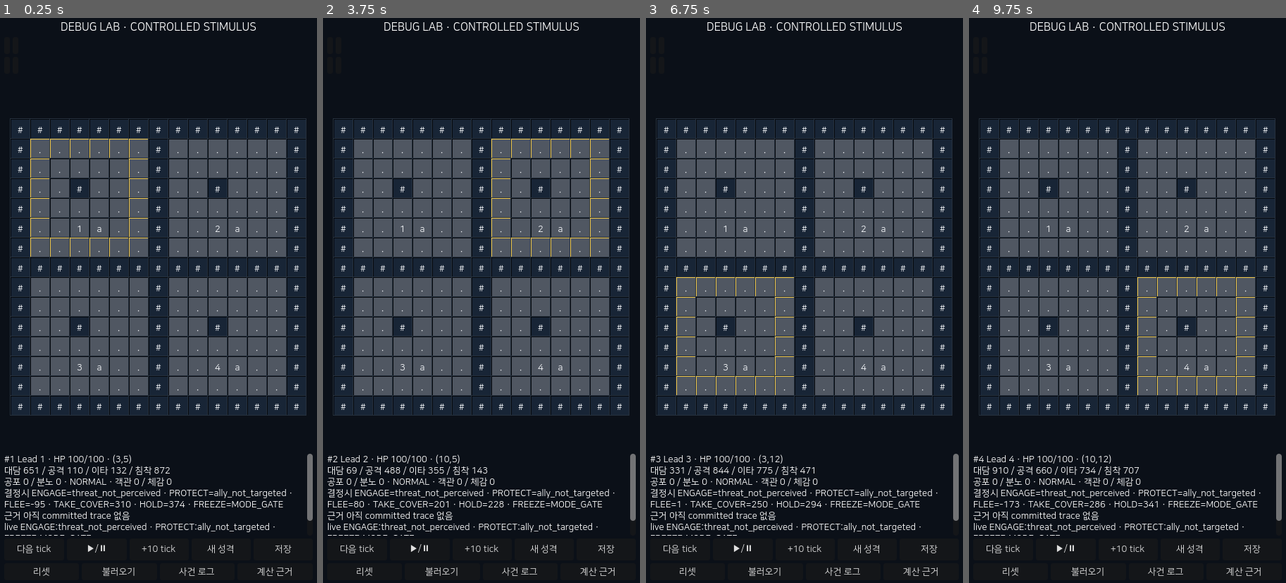
Above: before the commit, frames 1-4 (left to right).
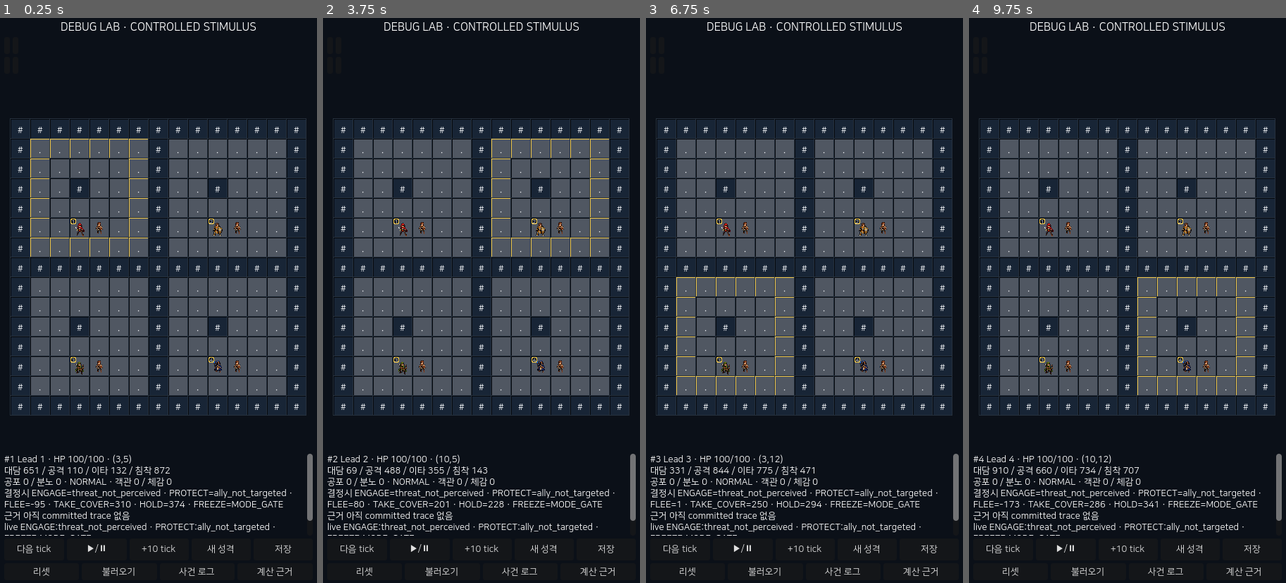
Above: after the commit, the same moments.

Repository: jinha1226/PROJ_S
Game: Godot game, scene res://playtest/playtest_sandbox.tscn
Same seed, same stepped clock (60 frames per second), same inputs: the game is played once before the commit and once after it.
Inputs:
- Up to frame 1 (0.25 s): no input
- Up to frame 2 (3.75 s): click "#1 NORMAL · F0 · NONE · 공격/침착" at 0.5 s; click "#1 NORMAL · F0 · NONE · 공격/침착" at 1.25 s; click "#1 NORMAL · F0 · NONE · 공격/침착" at 2 s; click "#1 NORMAL · F0 · NONE · 공격/침착" at 2.75 s; click "#2 NORMAL · F0 · NONE · 대담/침착" at 3.5 s
- Up to frame 3 (6.75 s): click "#2 NORMAL · F0 · NONE · 대담/침착" at 4.25 s; click "#2 NORMAL · F0 · NONE · 대담/침착" at 5 s; click "#2 NORMAL · F0 · NONE · 대담/침착" at 5.75 s; click "#3 NORMAL · F0 · NONE · 공격/이타" at 6.5 s
- Up to frame 4 (9.75 s): click "#3 NORMAL · F0 · NONE · 공격/이타" at 7.25 s; click "#3 NORMAL · F0 · NONE · 공격/이타" at 8 s; click "#3 NORMAL · F0 · NONE · 공격/이타" at 8.75 s; click "#4 NORMAL · F0 · NONE · 대담/이타" at 9.5 s

The runs differ from the first frame. In frame 1, 0.3% of the frame differs, in the area x 22-76%, y 35-64%; in frame 2, 0.3%; in frame 3, 0.3%; in frame 4, 0.3%.

Commit message:
Add character sprites to personality lab

Diff:
--- a/playtest/playtest_grid_view.gd
+++ b/playtest/playtest_grid_view.gd
@@ -6,6 +6,9 @@
 const GRID_RADIUS := 7
 const GRID_DIAMETER := GRID_RADIUS * 2 + 1
 const MAX_CELL_SIZE := 28.0
+const CHARACTER_ATLAS: Texture2D = preload("res://assets/sprites/character_atlas.png")
+const CHARACTER_FRAME_SIZE := Vector2i(36, 44)
+const CHARACTER_ATLAS_COLUMNS := 3
 
 const TERRAIN_COLORS := {
 	"floor": Color("#505762"),
@@ -39,6 +42,7 @@
 func _ready() -> void:
 	mouse_filter = Control.MOUSE_FILTER_STOP
 	focus_mode = Control.FOCUS_ALL
+	texture_filter = CanvasItem.TEXTURE_FILTER_NEAREST
 	resized.connect(queue_redraw)
 
 
@@ -120,6 +124,20 @@
 	return _cells.size()
 
 
+func actor_frame_index(entity: Dictionary) -> int:
+	if bool(entity.get("is_player", false)):
+		return -1
+	match str(entity.get("controller_kind", "")):
+		"LEAD":
+			var trial_slot := int(entity.get("trial_slot", -1))
+			return trial_slot if trial_slot >= 0 and trial_slot < 4 else -1
+		"PASSIVE_ALLY":
+			return 4
+		"MELEE_THREAT":
+			return 5
+	return -1
+
+
 func _gui_input(event: InputEvent) -> void:
 	var pressed := false
 	var pointer_position := Vector2.ZERO
@@ -180,14 +198,19 @@
 	if bool(cell.get("has_corpse", false)):
 		glyph = "x"
 	var entities: Array = cell.get("entities", [])
+	var sprite_entity: Dictionary = {}
+	var has_entity_player := false
 	for entity in entities:
 		if not entity is Dictionary:
 			continue
+		if sprite_entity.is_empty() and bool(entity.get("alive", true)) and actor_frame_index(entity) >= 0:
+			sprite_entity = entity
 		if not str(entity.get("glyph", "")).is_empty():
 			glyph = str(entity.glyph)
 			break
 		if bool(entity.get("is_player", false)):
 			glyph = "@"
+			has_entity_player = true
 			break
 		if not str(entity.get("role_glyph", "")).is_empty():
 			glyph = str(entity.get("role_glyph"))
@@ -198,13 +221,19 @@
 			glyph = str(entity.get("kind", "e")).left(1).to_lower()
 	if cell.has("entity_glyph") and not str(cell.entity_glyph).is_empty():
 		glyph = str(cell.entity_glyph)
-	if bool(cell.get("is_player", false)) or (_has_player and world_position == _player_position):
+	var is_player_cell := has_entity_player or bool(cell.get("is_player", false)) \
+		or (_has_player and world_position == _player_position)
+	if is_player_cell:
 		glyph = "@"
 	var font := get_theme_default_font()
-	var font_size := int(clamp(cell_rect.size.x * 0.48, 13.0, 22.0))
-	var glyph_size := font.get_string_size(glyph, HORIZONTAL_ALIGNMENT_LEFT, -1, font_size)
-	var glyph_pos := cell_rect.position + Vector2((cell_rect.size.x - glyph_size.x) * 0.5, (cell_rect.size.y + glyph_size.y) * 0.5 - 2.0)
-	draw_string(font, glyph_pos, glyph, HORIZONTAL_ALIGNMENT_LEFT, -1, font_size, Color("#f5f7fa"))
+	var actor_drawn := false
+	if not is_player_cell and not sprite_entity.is_empty():
+		actor_drawn = _draw_actor_sprite(cell_rect, sprite_entity)
+	if not actor_drawn:
+		var font_size := int(clamp(cell_rect.size.x * 0.48, 13.0, 22.0))
+		var glyph_size := font.get_string_size(glyph, HORIZONTAL_ALIGNMENT_LEFT, -1, font_size)
+		var glyph_pos := cell_rect.position + Vector2((cell_rect.size.x - glyph_size.x) * 0.5, (cell_rect.size.y + glyph_size.y) * 0.5 - 2.0)
+		draw_string(font, glyph_pos, glyph, HORIZONTAL_ALIGNMENT_LEFT, -1, font_size, Color("#f5f7fa"))
 
 	if fire > 0:
 		draw_string(font, cell_rect.position + Vector2(3, 11), "F%d" % fire, HORIZONTAL_ALIGNMENT_LEFT, -1, 9, Color("#fff0d5"))
@@ -226,6 +255,45 @@
 			draw_rect(cell_rect.grow(-0.5), Color("#f2c94c"), false, 1.5)
 
 
+func _draw_actor_sprite(cell_rect: Rect2, entity: Dictionary) -> bool:
+	var frame_index := actor_frame_index(entity)
+	if frame_index < 0 or CHARACTER_ATLAS == null:
+		return false
+	var source_rect := Rect2(
+		Vector2(
+			(frame_index % CHARACTER_ATLAS_COLUMNS) * CHARACTER_FRAME_SIZE.x,
+			(frame_index / CHARACTER_ATLAS_COLUMNS) * CHARACTER_FRAME_SIZE.y
+		),
+		Vector2(CHARACTER_FRAME_SIZE)
+	)
+	var sprite_height := minf(24.0, floorf(cell_rect.size.y - 2.0))
+	if sprite_height < 8.0:
+		return false
+	var sprite_width := roundf(sprite_height * float(CHARACTER_FRAME_SIZE.x) / float(CHARACTER_FRAME_SIZE.y))
+	var sprite_size := Vector2(sprite_width, sprite_height)
+	var sprite_position := Vector2(
+		roundf(cell_rect.get_center().x - sprite_size.x * 0.5),
+		roundf(cell_rect.end.y - sprite_size.y - 1.0)
+	)
+	draw_texture_rect_region(CHARACTER_ATLAS, Rect2(sprite_position, sprite_size), source_rect)
+	if str(entity.get("controller_kind", "")) == "LEAD":
+		_draw_lead_badge(cell_rect, int(entity.get("trial_slot", -1)))
+	return true
+
+
+func _draw_lead_badge(cell_rect: Rect2, trial_slot: int) -> void:
+	if trial_slot < 0 or trial_slot >= 4 or cell_rect.size.x < 18.0:
+		return
+	var center := Vector2(roundf(cell_rect.position.x + 5.0), roundf(cell_rect.position.y + 5.0))
+	draw_circle(center, 4.0, Color("#101722"))
+	draw_circle(center, 4.0, Color("#f2c94c"), false, 1.0)
+	var label := str(trial_slot + 1)
+	var font := get_theme_default_font()
+	var label_size := font.get_string_size(label, HORIZONTAL_ALIGNMENT_LEFT, -1, 8)
+	draw_string(font, center + Vector2(-label_size.x * 0.5, label_size.y * 0.38),
+		label, HORIZONTAL_ALIGNMENT_LEFT, -1, 8, Color("#ffffff"))
+
+
 func _trial_slot(position: Vector2i) -> int:
 	if position.x < 1 or position.x > 13 or position.y < 1 or position.y > 13 or position.x == 7 or position.y == 7:
 		return -1
--- a/tests/test_playtest_ui.gd
+++ b/tests/test_playtest_ui.gd
@@ -30,6 +30,28 @@
 		"readable world events rendered")
 	sandbox._toggle_event_log()
 	check(not sandbox.event_log.visible and sandbox.inspector.visible, "inspector restored")
+	sandbox.free()
+	return finish()
+
+func test_character_atlas_maps_every_lab_role_without_touching_sim_state() -> bool:
+	var sandbox = Scene.instantiate()
+	var session = Session.new(7, 771)
+	sandbox.initialize_for_headless_test(session)
+	check(sandbox.grid.CHARACTER_ATLAS != null, "character atlas loads")
+	check_eq(Vector2i(sandbox.grid.CHARACTER_ATLAS.get_size()), Vector2i(108, 88),
+		"six-frame mobile atlas dimensions")
+	for trial_slot in range(4):
+		check_eq(sandbox.grid.actor_frame_index({"controller_kind": "LEAD", "trial_slot": trial_slot}),
+			trial_slot, "lead %d has a distinct frame" % (trial_slot + 1))
+	check_eq(sandbox.grid.actor_frame_index({"controller_kind": "PASSIVE_ALLY"}), 4, "ally frame")
+	check_eq(sandbox.grid.actor_frame_index({"controller_kind": "MELEE_THREAT"}), 5, "goblin frame")
+	check_eq(sandbox.grid.actor_frame_index({"controller_kind": "UNKNOWN", "glyph": "?"}), -1,
+		"unknown actors keep glyph fallback")
+	check_eq(sandbox.grid.actor_frame_index({"controller_kind": "LEAD", "trial_slot": 0,
+		"is_player": true}), -1, "nested player keeps legacy glyph fallback")
+	var snapshot := session.snapshot_json()
+	sandbox.grid.queue_redraw()
+	check_eq(session.snapshot_json(), snapshot, "presentation mapping leaves deterministic world untouched")
 	sandbox.free()
 	return finish()
 
Binary file added: assets/sprites/character_atlas.png
Not shown, added: assets/sprites/character_atlas.png.import
